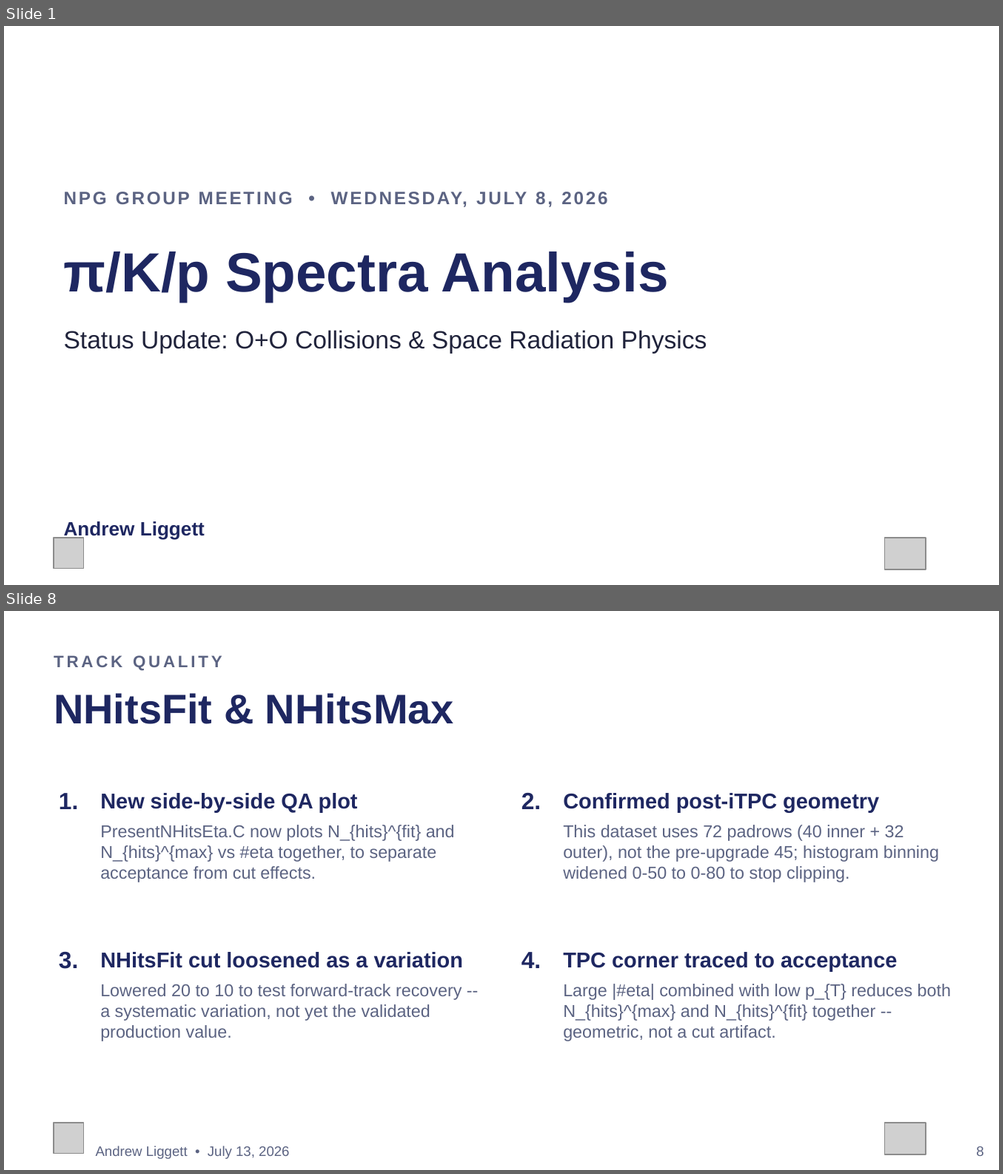
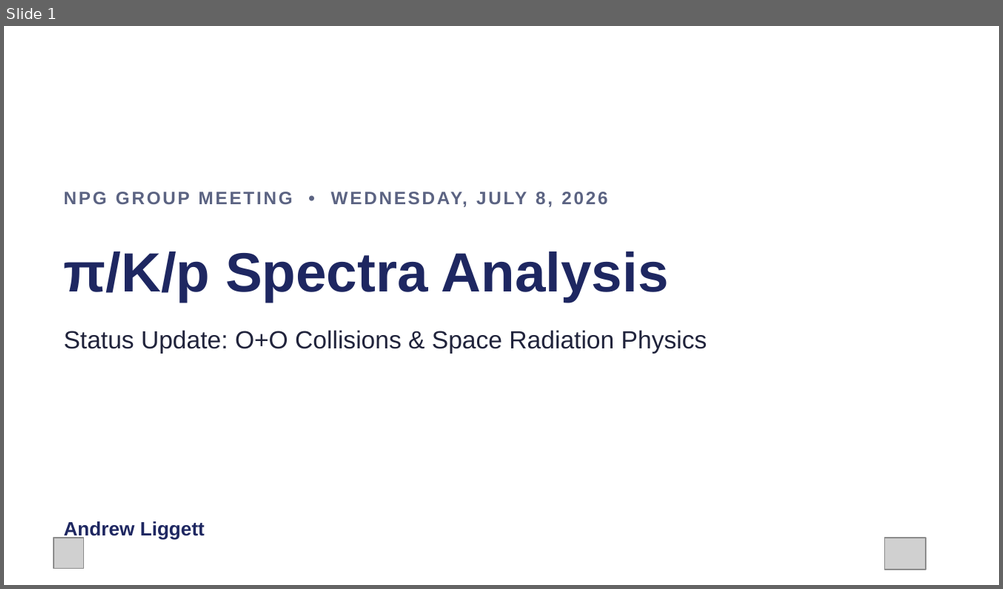
Before and after one commit to liggett2820/lightflavorspectra_OO200, a slide deck: docs/OO200_Spectra_Status_Update.pptx. Shown one above the other, each under a label of ours: slides 1 and 8 before the commit, slide 1 after it; the slides between them are not shown. The pictures are 1003x1174 and 1003x589 pixels, drawn with LibreOffice and Linux fonts; fonts in the diff are those of the drawing; grey boxes stand for pictures. Boxes give left, top, right and bottom in pixels: in the first picture for what was removed or moved away, otherwise in the second. Text is boxed around its words. In the diff, an @@ line names an element or a change of style, - is before the commit and + after.

```diff
--- a/docs/OO200_Spectra_Status_Update.pptx
+++ b/docs/OO200_Spectra_Status_Update.pptx
@@ slide 8 removed at [4,611,999,1170], background #FFFFFF @@
@@ text removed at [54,655,222,671] @@
-TRACK QUALITY
@@ text removed at [54,693,454,724] @@
-NHitsFit & NHitsMax
@@ text removed at [59,793,78,809] @@
-1.
@@ text removed at [100,793,358,812] @@
-New side-by-side QA plot
@@ text removed at [521,793,540,809] @@
-2.
@@ text removed at [563,793,879,812] @@
-Confirmed post-iTPC geometry
@@ text removed at [100,825,455,883] @@
-PresentNHitsEta.C now plots N_{hits}^{fit} and N_{hits}^{max} vs #eta together, to separate acceptance from cut effects.
@@ text removed at [563,825,939,883] @@
-This dataset uses 72 padrows (40 inner + 32 outer), not the pre-upgrade 45; histogram binning widened 0-50 to 0-80 to stop clipping.
@@ text removed at [59,952,78,969] @@
-3.
@@ text removed at [100,952,463,968] @@
-NHitsFit cut loosened as a variation
@@ text removed at [521,952,540,968] @@
-4.
@@ text removed at [563,952,896,971] @@
-TPC corner traced to acceptance
@@ text removed at [100,984,461,1042] @@
-Lowered 20 to 10 to test forward-track recovery -- a systematic variation, not yet the validated production value.
@@ text removed at [563,984,950,1042] @@
-Large |#eta| combined with low p_{T} reduces both N_{hits}^{max} and N_{hits}^{fit} together -- geometric, not a cut artifact.
@@ picture removed at [54,1123,84,1154] @@
@@ picture removed at [884,1123,925,1155] @@
@@ text removed at [96,1146,289,1159] @@
-Andrew Liggett • July 13, 2026
@@ text removed at [976,1147,983,1156] @@
-8
```
Also in this commit, not shown: 6 slides changed, 1 other slide removed.
